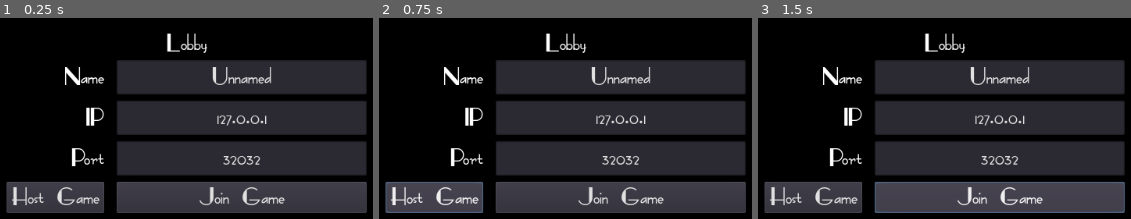
Above: before the commit, frames 1-3 (left to right).
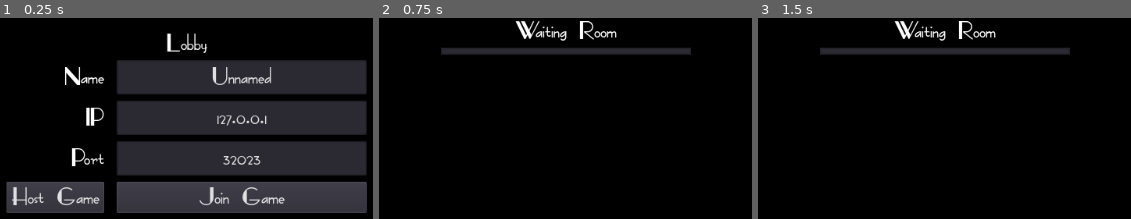
Above: after the commit, the same moments.

Repository: untmdsprt/GodotGetaway
Game: Godot game, scene res://Lobby/Lobby.tscn
The game is run twice, just before and just after one commit, with the same random seed, the same clock (stepped at 60 frames per second) and the same inputs.
Inputs:
- Up to frame 1 (0.25 s): no input
- Up to frame 2 (0.75 s): click "Host Game" at 0.5 s
- Up to frame 3 (1.5 s): click "Join Game" at 1.25 s

The runs differ from the first frame. In frame 1, 0.1% of the frame differs, in the area x 65-70%, y 68-74%; in frame 2, 53%; in frame 3, 53%, in the area x 1-99%, y 1-98%.

Commit message:
S2L10 - Populating the Waiting Room

Diff:
--- a/Lobby/Lobby.gd
+++ b/Lobby/Lobby.gd
@@ -1,12 +1,32 @@
 extends Control
 
+onready var NameTextbox = $VBoxContainer/CenterContainer/GridContainer/NameTextBox
+onready var port = $VBoxContainer/CenterContainer/GridContainer/PortTextbox
+onready var selected_IP = $VBoxContainer/CenterContainer/GridContainer/IPTextbox
+
 func _ready():
-	$VBoxContainer/CenterContainer/GridContainer/NameTextBox.text = Saved.save_data["Player_name"]
+	NameTextbox.text = Saved.save_data["Player_name"]
+	selected_IP.text = Network.DEFAULT_IP
+	port.text = str(Network.DEFAULT_PORT)
 
 
 func _on_HostButton_pressed():
+	Network.selected_port = int(port.text)
 	Network.create_server()
+	create_waiting_room()
 
 
 func _on_JoinButton_pressed():
+	Network.selected_port = int(port.text)
+	Network.selected_IP = selected_IP.text
 	Network.connect_to_server()
+	create_waiting_room()
+
+
+func _on_NameTextBox_text_changed(new_text):
+	Saved.save_data["Player_name"] = NameTextbox.text
+	Saved.save_game()
+
+func create_waiting_room():
+	$WaitingRoom.popup_centered()
+	$WaitingRoom.refresh_players(Network.players)
--- a/Lobby/Lobby.tscn
+++ b/Lobby/Lobby.tscn
@@ -99,7 +99,9 @@
 margin_bottom = 196.0
 text = "Join Game"
 
-[node name="WaitingRoom" parent="." instance=ExtResource( 3 )]
-visible = false
+[node name="WaitingRoom" parent="." groups=[
+"WaitingRoom",
+] instance=ExtResource( 3 )]
+[connection signal="text_changed" from="VBoxContainer/CenterContainer/GridContainer/NameTextBox" to="." method="_on_NameTextBox_text_changed"]
 [connection signal="pressed" from="VBoxContainer/CenterContainer/GridContainer/HostButton" to="." method="_on_HostButton_pressed"]
 [connection signal="pressed" from="VBoxContainer/CenterContainer/GridContainer/JoinButton" to="." method="_on_JoinButton_pressed"]
--- /dev/null
+++ b/Lobby/WaitingRoom.gd
@@ -0,0 +1,12 @@
+extends Popup
+
+onready var Playerlist = $VBoxContainer/CenterContainer/ItemList
+
+func _ready():
+	Playerlist.clear()
+
+func refresh_players(players):
+	Playerlist.clear()
+	for player_id in players:
+		var player = players[player_id]["Player_name"]
+		Playerlist.add_item(player, null, false)
--- a/Lobby/WaitingRoom.tscn
+++ b/Lobby/WaitingRoom.tscn
@@ -1,9 +1,11 @@
-[gd_scene format=2]
+[gd_scene load_steps=2 format=2]
+
+[ext_resource path="res://Lobby/WaitingRoom.gd" type="Script" id=1]
 
 [node name="WaitingRoom" type="Popup"]
-visible = true
 anchor_right = 1.0
 anchor_bottom = 1.0
+script = ExtResource( 1 )
 
 [node name="ColorRect" type="ColorRect" parent="."]
 anchor_right = 1.0
@@ -27,8 +29,9 @@
 
 [node name="ItemList" type="ItemList" parent="VBoxContainer/CenterContainer"]
 margin_left = 352.0
+margin_top = 22.0
 margin_right = 672.0
-margin_bottom = 45.0
+margin_bottom = 22.0
 rect_min_size = Vector2( 320, 0 )
 items = [ "Player 1", null, false, "Player 2", null, false ]
 auto_height = true
--- a/Networking/Network.gd
+++ b/Networking/Network.gd
@@ -4,7 +4,12 @@
 const DEFAULT_PORT = 32023
 const MAX_PLAYERS = 4
 
+var selected_port
+var selected_IP
+
 var local_player_id = 0
+sync var players = {}
+sync var player_data = {}
 
 signal player_disconnected
 signal server_disconnected
@@ -16,34 +21,41 @@
 
 func create_server():
 	var peer = NetworkedMultiplayerENet.new()
-	peer.create_server(DEFAULT_PORT, MAX_PLAYERS)
+	peer.create_server(selected_port, MAX_PLAYERS)
 	get_tree().set_network_peer(peer)
-	set_local_player_id()
-	print("Server has been created")
-	print("I am " + str(local_player_id))
+
 
 
 func connect_to_server():
 	var peer = NetworkedMultiplayerENet.new()
 	get_tree().connect("connected_to_server", self, "_connected_to_server")
-	peer.create_client(DEFAULT_IP, DEFAULT_PORT)
+	peer.create_client(selected_IP, selected_port)
 	get_tree().set_network_peer(peer)
-	set_local_player_id()
+	add_to_player_list()
 
 
-func set_local_player_id():
+func add_to_player_list():
 	local_player_id = get_tree().get_network_unique_id()
+	player_data = Saved.save_data
+	players[local_player_id] = player_data
 
 
 func _connected_to_server():
-	rpc("_send_player_info", local_player_id)
+	add_to_player_list()
+	rpc("_send_player_info", local_player_id, player_data)
 
 
-remote func _send_player_info(id):
+remote func _send_player_info(id, player_info):
+	players[id] = player_info
 	if local_player_id == 1:
-		print(str(id) + " has connected.")
+		rset("players", players)
+		rpc("update_waiting_room")
 
 
 func _on_player_connected(id):
 	if not get_tree().is_network_server():
 		print(str(id) + " has connected.")
+
+
+sync func update_waiting_room():
+	get_tree().call_group("WaitingRoom", "refresh_players", players)
